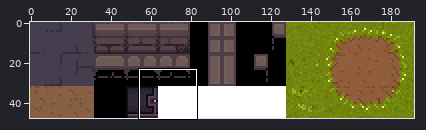
Two states of a sprite sheet, src/main/resources/tiles_terrain.png. Above, an overview of the earlier version with the close-up marked.
Close-up. Before the commit:
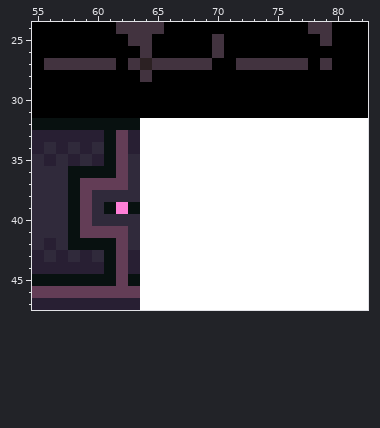
The file is 192x48 pixels. Colours within 5 levels of each other are drawn and written as one. Shown: x 55..82, y 24..47.
The same view after the edit:
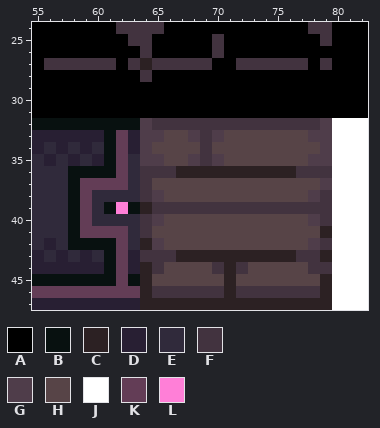
Palette (. is transparent): A #000000  B #081110  C #2c2123  D #281f33  E #302a3b  F #42333f  G #4f3d4a  H #574447  J #ffffff  K #633d56  L #ff7fd7
Diff:
y 32: x 64..79 JJJJJJJJJJJJJJJJ -> GFFFFFFFFFFFFFFG
y 33: x 64..79 JJJJJJJJJJJJJJJJ -> GGHHGFGHHHHHHHGG
y 34: x 64..79 JJJJJJJJJJJJJJJJ -> GHHHHFHHHHHHHHHG
y 35: x 64..79 JJJJJJJJJJJJJJJJ -> GGHHGFGHHHHHHHGG
y 36: x 64..79 JJJJJJJJJJJJJJJJ -> FFFCCCCCCCCCCFFF
y 37: x 64..79 JJJJJJJJJJJJJJJJ -> FHHHHHHHHHHHHHHG
y 38: x 64..79 JJJJJJJJJJJJJJJJ -> FGHHHHHHHHHHHHGF
y 39: x 64..79 JJJJJJJJJJJJJJJJ -> CFFFFFFFFFFFFFFF
y 40: x 64..79 JJJJJJJJJJJJJJJJ -> FGHHHHHHHHHHHHGF
y 41: x 64..79 JJJJJJJJJJJJJJJJ -> FHHHHHHHHHHHHHHC
y 42: x 64..79 JJJJJJJJJJJJJJJJ -> CGHHHHHHHHHHHHGF
y 43: x 64..79 JJJJJJJJJJJJJJJJ -> FFFCCCCCCCCCCFFC
y 44: x 64..79 JJJJJJJJJJJJJJJJ -> CFHHHHFCFHHHHHFF
y 45: x 64..79 JJJJJJJJJJJJJJJJ -> CHHHHHHCHHHHHHHC
y 46: x 64..79 JJJJJJJJJJJJJJJJ -> CFFFFFFCFFFFFFFC
y 47: x 64..79 JJJJJJJJJJJJJJJJ -> CCCCCCCCCCCCCCCC
